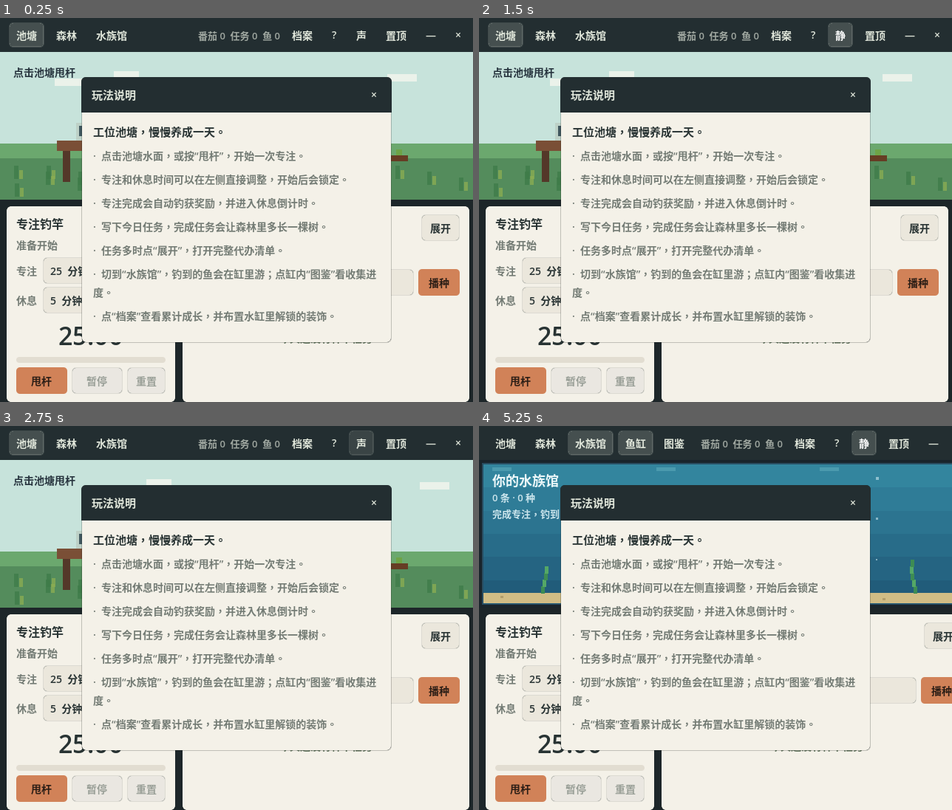
Above: before the commit, frames 1-4 (two rows, left to right).
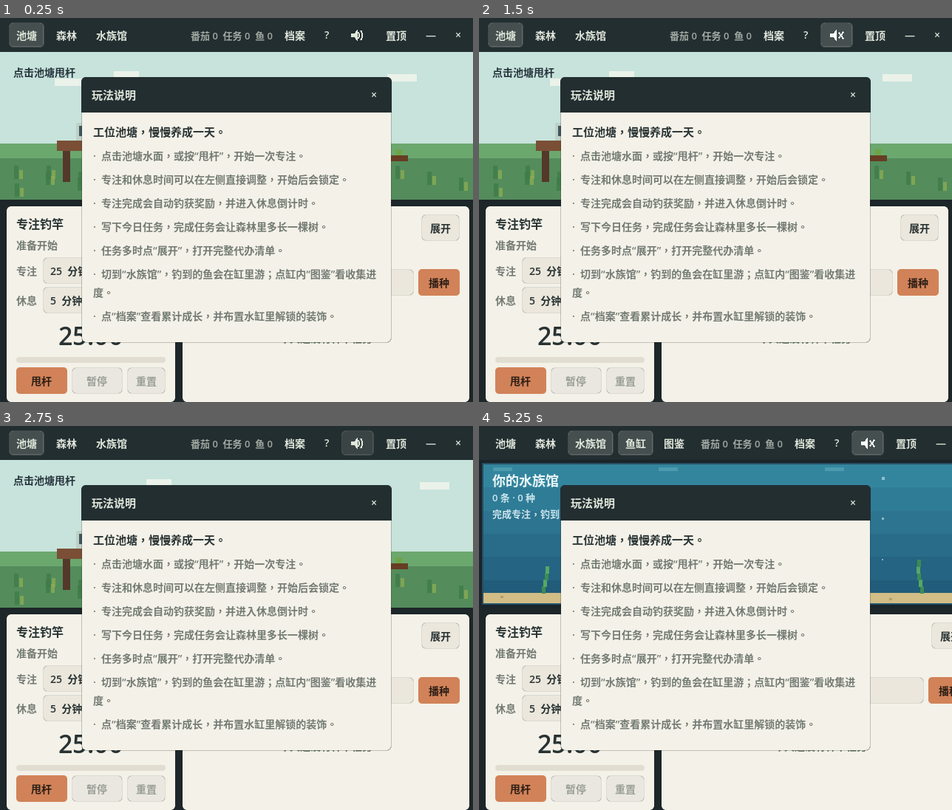
Above: after the commit, the same moments.

Repository: Mr-Salticidae/desk-pond
Game: Godot game, scene res://scenes/Main.tscn
Two runs of this game, one before a commit and one after it. Both use one fixed random seed, a clock stepped at 60 frames per second and the inputs below.
Inputs (mouse positions are in pixels of both pictures, inside the frame that each line leads up to; where the layout moved, square brackets give the same spot in the first picture):
- Up to frame 1 (0.25 s): no input
- Up to frame 2 (1.5 s): click (781, 282) at 0.52 s; type "12" at 0.6 s; click (838, 33) at 1.25 s
- Up to frame 3 (2.75 s): click (359, 441) at 2 s
- Up to frame 4 (5.25 s): click "池塘" at 2.75 s; click "森林" at 3.5 s; click "水族馆" at 4.25 s; click (866, 441) [862, 441] at 5 s

The runs differ from the first frame. In frame 1, 0.5% of the frame differs, in the area x 40-78%, y 3-7%; in frame 2, 0.6%; in frame 3, 0.5%; in frame 4, 0.8%, in the area x 13-100%, y 1-85%.

Commit message:
顶栏静音按钮改用喇叭图标；导出排除营销/构建资源
- 静音开关由文字「声/静」改为像素喇叭图标（开/静音两态），随状态切换，
  图标色 tint 为 INK_ON_CHROME 与顶栏文字一致。
- export_presets 新增 exclude_filter（promo/* build/* _v_*.png），
  营销图不再被打进游戏包，导出体积更小更干净。

Co-Authored-By: Claude Opus 4.8 <noreply@anthropic.com>

Diff:
--- a/scripts/main.gd
+++ b/scripts/main.gd
@@ -6,6 +6,8 @@
 const PixelWorldScene = preload("res://scenes/PixelWorld.tscn")
 const PomodoroPanelScene = preload("res://scenes/PomodoroPanel.tscn")
 const TaskPanelScene = preload("res://scenes/TaskPanel.tscn")
+const ICON_SPEAKER_ON := preload("res://assets/speaker_on.png")
+const ICON_SPEAKER_OFF := preload("res://assets/speaker_off.png")
 
 var save_manager: SaveManager
 var fishing_manager: FishingManager
@@ -132,9 +134,12 @@
 	mute_button.focus_mode = Control.FOCUS_NONE
 	mute_button.tooltip_text = "开关声音"
 	UITheme.style_chrome(mute_button)
+	mute_button.add_theme_color_override("icon_normal_color", UITheme.INK_ON_CHROME)
+	mute_button.add_theme_color_override("icon_hover_color", UITheme.INK_ON_CHROME)
+	mute_button.add_theme_color_override("icon_pressed_color", UITheme.INK_ON_CHROME)
 	var start_muted := bool(save_data["settings"].get("muted", false))
 	mute_button.set_pressed_no_signal(start_muted)
-	mute_button.text = "静" if start_muted else "声"
+	_update_mute_icon(start_muted)
 	mute_button.toggled.connect(_on_mute_toggled)
 	top_bar.add_child(mute_button)
 
@@ -373,10 +378,14 @@
 		pomodoro_panel.start_focus()
 
 func _on_mute_toggled(muted: bool) -> void:
-	mute_button.text = "静" if muted else "声"
+	_update_mute_icon(muted)
 	save_data["settings"]["muted"] = muted
 	Audio.set_muted(muted)
 	_save_now()
+
+func _update_mute_icon(muted: bool) -> void:
+	if mute_button:
+		mute_button.icon = ICON_SPEAKER_OFF if muted else ICON_SPEAKER_ON
 
 func _on_always_on_top_toggled(enabled: bool) -> void:
 	save_data["settings"]["always_on_top"] = enabled
Binary file added: assets/speaker_off.png
Binary file added: assets/speaker_on.png
Not shown, changed: export_presets.cfg
